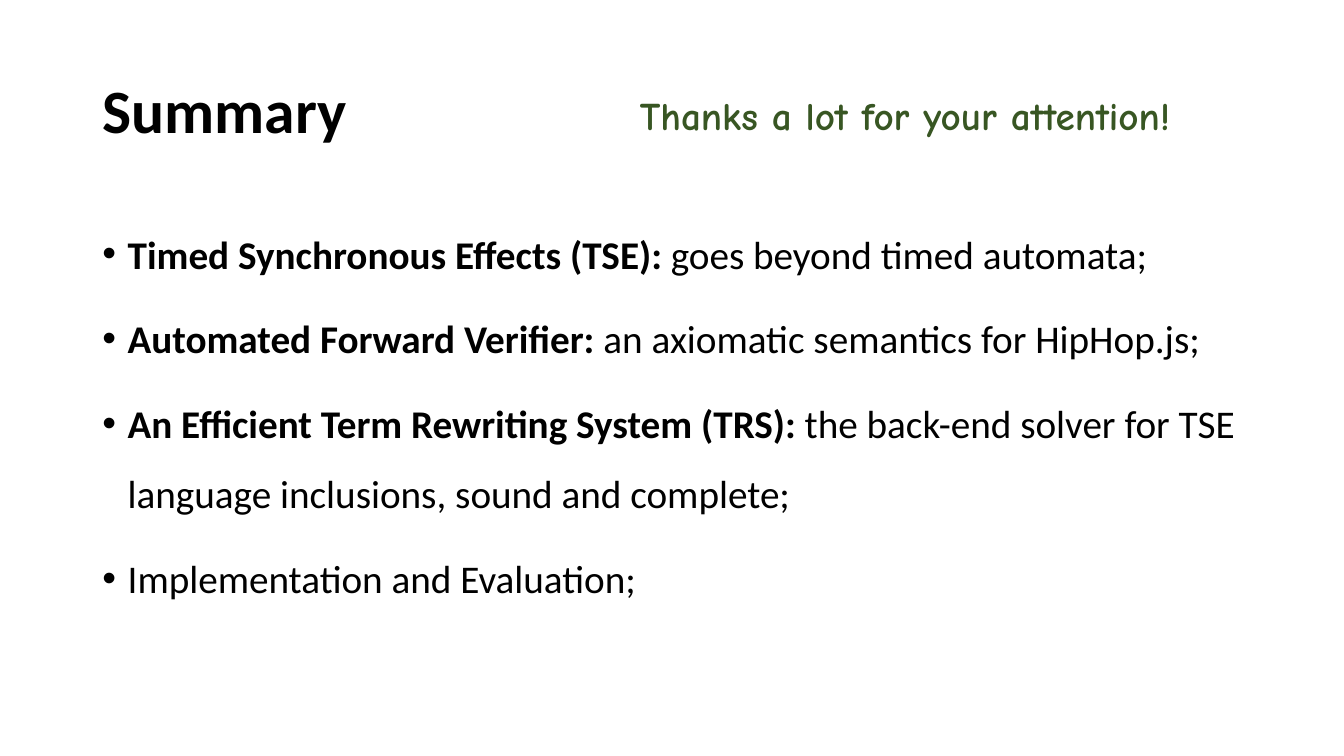
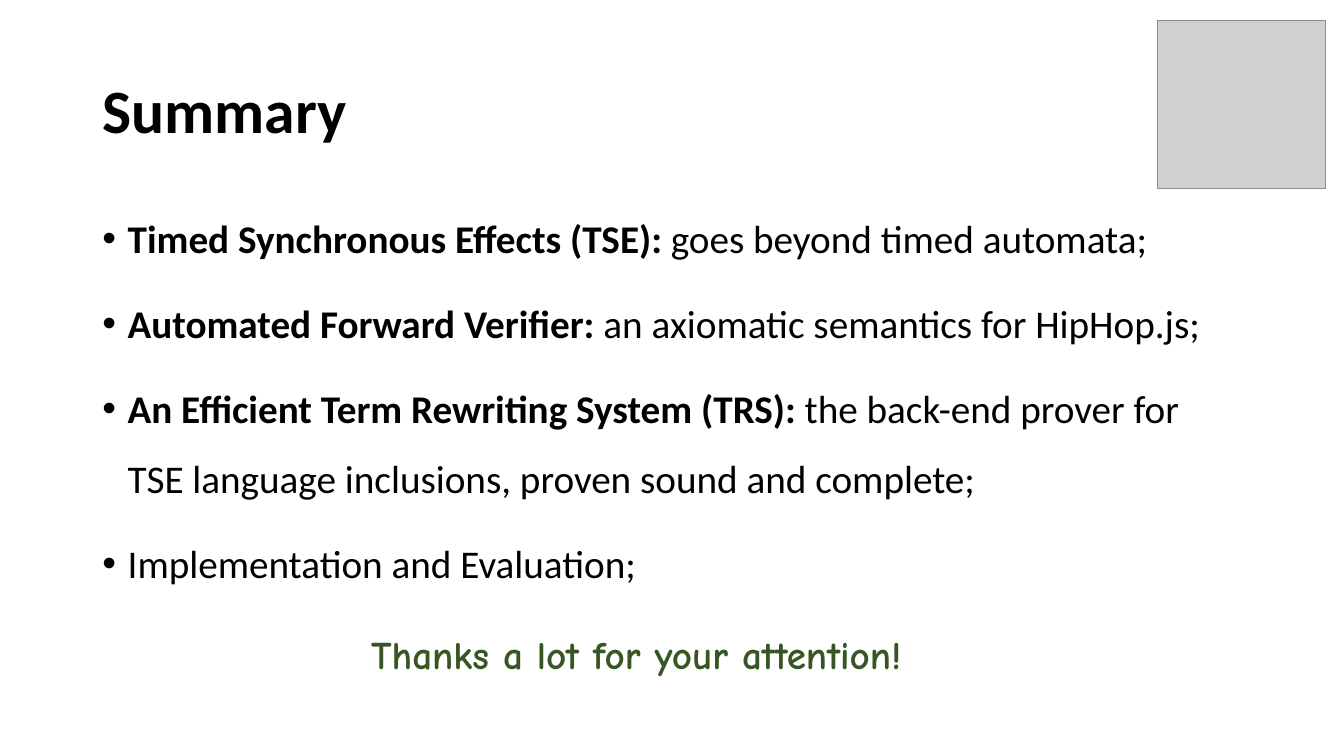
Before and after one commit to songyahui/Semantics_HIPHOP, a slide deck: slide 25 of timed_eff.pptx (slide 17 before the commit). Drawn at 1344x756 pixels with LibreOffice and Linux fonts; fonts in the diff are those of the drawing; grey boxes stand for pictures. Boxes give left, top, right and bottom in pixels: in the first picture for what was removed or moved away, otherwise in the second. Text is boxed around its words. In the diff, an @@ line names an element or a change of style, - is before the commit and + after.

```diff
--- a/timed_eff.pptx
+++ b/timed_eff.pptx
@@ picture added at bbox=[1158, 20, 1327, 189] @@
@@ text "Timed Synchronous Effects (TSE): goes ...": place and size @@
-text "Timed Synchronous Effects (TSE): goes ..." at bbox=[128, 240, 1235, 600]
+text "Timed Synchronous Effects (TSE): goes ..." at bbox=[128, 224, 1200, 585]
@@ text at bbox=[128, 394, 1179, 500]: text changed @@
-• An Efficient Term Rewriting System (TRS): the back-end solver for TSE language inclusions, sound and complete;
+• An Efficient Term Rewriting System (TRS): the back-end prover for TSE language inclusions, proven sound and complete;
@@ text "Thanks a lot for your ...": place and size @@
-text "Thanks a lot for your ..." at bbox=[640, 103, 1170, 137]
+text "Thanks a lot for your ..." at bbox=[371, 642, 901, 676]
```
Also in this commit, not shown: 9 other slides changed, 8 slides added.
